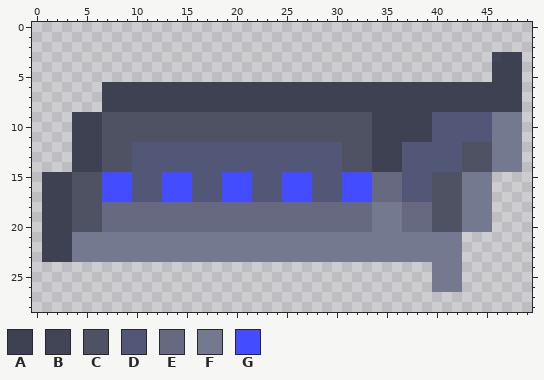
Pixel-art sprite: Prog/x64/Debug/Assets/Sprites/Magazin.png. That is the earlier state.
The file is 50x29 pixels. Pixels under 10% opacity are left out. Colours within 5 levels of each other are drawn and written as one.
Palette (. is transparent): A #3d4151  B #3d4151f7  C #4f5262  D #535777  E #666980  F #75798f  G #434dff
And afterwards:
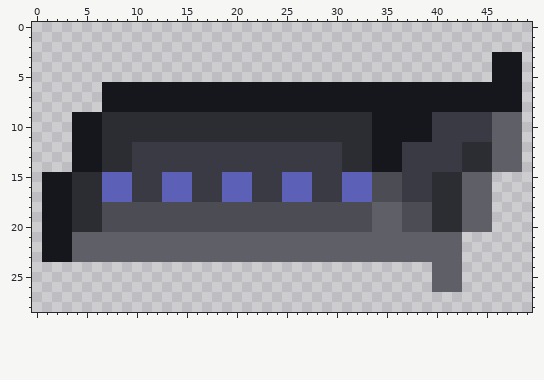
The edit:
Colour A changes from #3d4151 to #16171c.
Colour C changes from #4f5262 to #2c2d32.
Colour D changes from #535777 to #393a44.
Colour E changes from #666980 to #4c4d54.
Colour F changes from #75798f to #5f6067.
Colour G changes from #434dff to #5c61b7.
The author changed colour B to colour A in row 3 at x 46.
Boxes around the changes in both pictures, in picture pixels (x1, y1, x2, y2):
changed: (42, 52, 522, 292)
